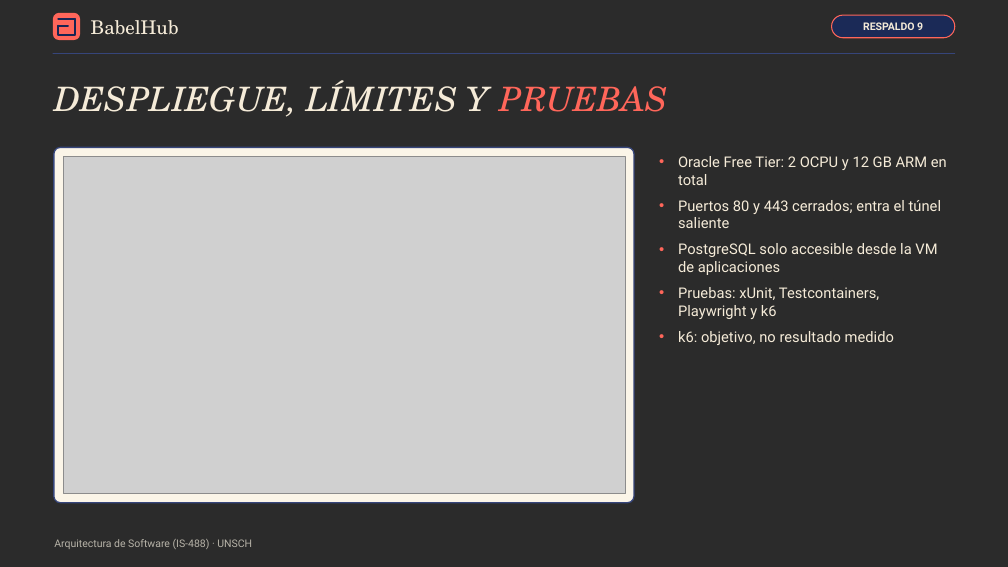
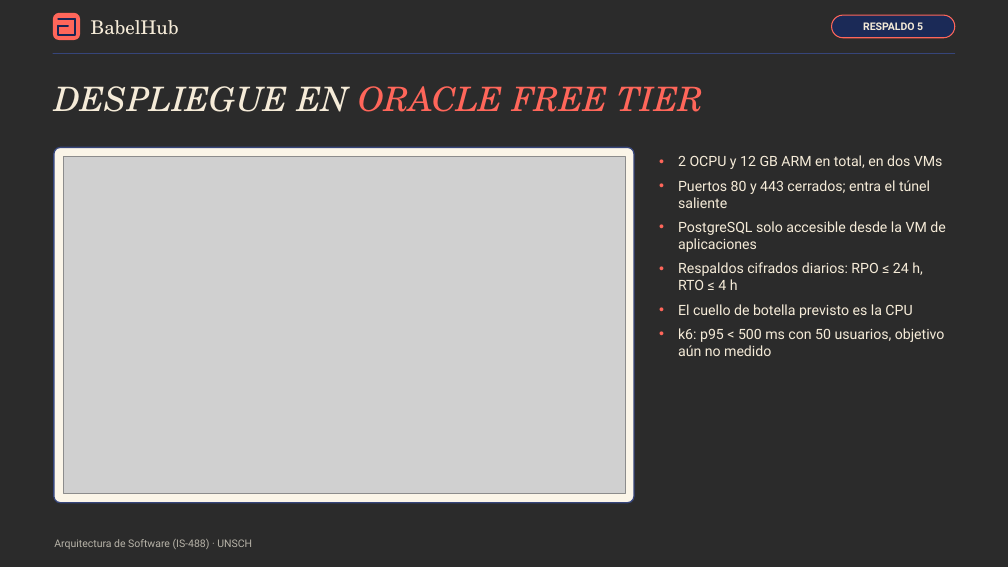
Before and after one commit to P35C4D0R4B1050/BabelHub, a slide deck: slide 21 of docs/BabelHub_Exposicion.pptx (slide 24 before the commit). Drawn at 1008x567 pixels with LibreOffice and Linux fonts; fonts in the diff are those of the drawing; grey boxes stand for pictures; background and template pictures are left out; a plain dark background stands for a picture behind light text. Boxes give left, top, right and bottom in pixels: in the first picture for what was removed or moved away, otherwise in the second. Text is boxed around its words. In the diff, an @@ line names an element or a change of style, - is before the commit and + after.

```diff
--- a/docs/BabelHub_Exposicion.pptx
+++ b/docs/BabelHub_Exposicion.pptx
@@ text in rounded rectangle at (863,22,923,30): text changed @@
-RESPALDO 9
+RESPALDO 5
@@ text at (54,86,704,112): text changed; text colour #F5EBD8 to #FF665A @@
-DESPLIEGUE, LÍMITES Y PRUEBAS
+DESPLIEGUE EN ORACLE FREE TIER
@@ text at (678,155,943,169): text changed; size 14 to 13.5 pt @@
-• Oracle Free Tier: 2 OCPU y 12 GB ARM en total
+• 2 OCPU y 12 GB ARM en total, en dos VMs
@@ text at (678,180,945,252): size 14 to 13.5 pt in "Puertos 80 y 443 cerrados; entra el ...", "PostgreSQL solo accesible desde la VM de ..."; less space between paragraphs @@
@@ text at (678,262,945,356): text changed; size 14 to 13.5 pt @@
-• Pruebas: xUnit, Testcontainers, Playwright y k6
-• k6: objetivo, no resultado medido
+• Respaldos cifrados diarios: RPO ≤ 24 h, RTO ≤ 4 h
+• El cuello de botella previsto es la CPU
+• k6: p95 < 500 ms con 50 usuarios, objetivo aún no medido
```
Also in this commit, not shown: 11 other slides changed, 10 slides added, 11 slides removed.
